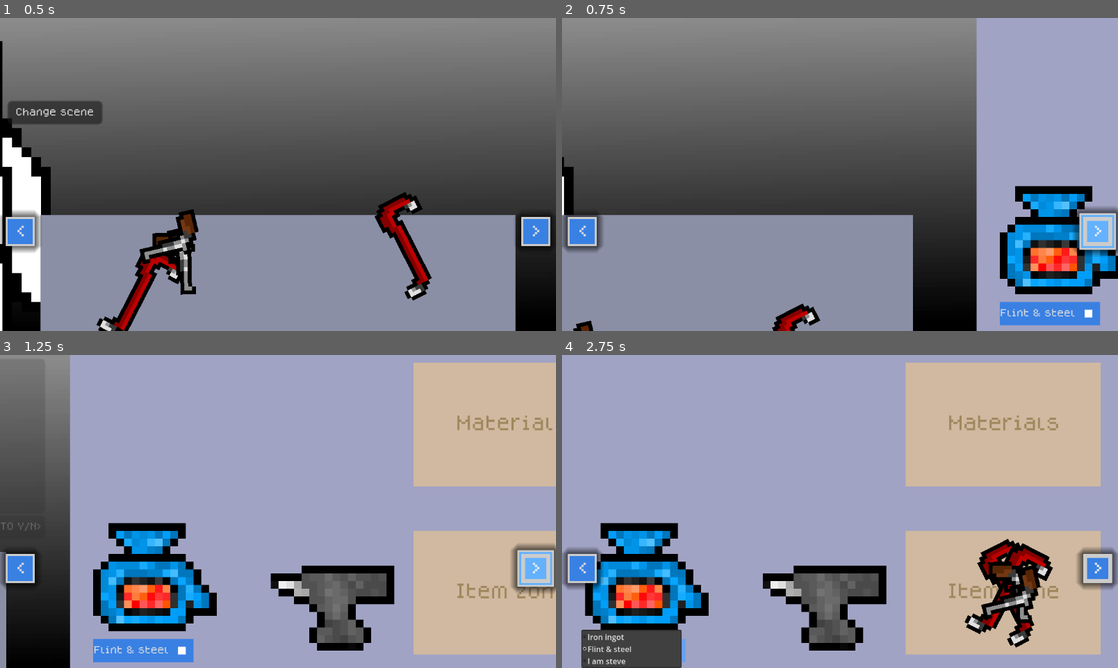
Above: before the commit, frames 1-4 (two rows, left to right).
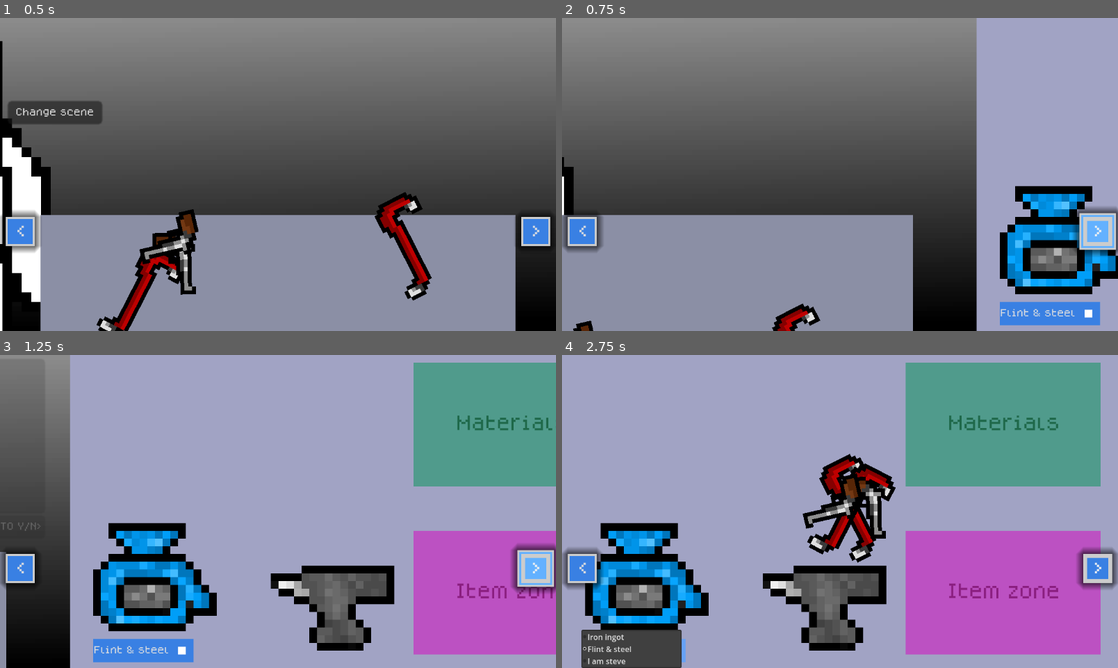
Above: after the commit, the same moments.

Repository: Azzty/projekt-kriminell
Game: Godot game, scene res://Scenes/Levels/store.tscn
Same seed, same stepped clock (60 frames per second), same inputs: the game is played once before the commit and once after it. This scene is started directly instead of the project's main scene.
Inputs:
- Up to frame 1 (0.5 s): no input
- Up to frame 2 (0.75 s): click ">" at 0.5 s
- Up to frame 3 (1.25 s): no input
- Up to frame 4 (2.75 s): click "<" at 1.25 s; click "Flint & steel" at 2 s

Frame 1 is identical in both runs. In frame 2, 0.9% of the frame differs, in the area x 82-94%, y 70-84%; in frame 3, 20%; in frame 4, 32%, in the area x 8-97%, y 2-96%.

Commit message:
Furnace and I broke stuff
I seem to have broken the movable_item script. All of a sudden it stopped working and then it didnt want to work again. I also have no fucking clue as to why the items dont want to use the correct bounds even though littearly everiything points to the fact that they should.
- Also I the furnace now makes a ding :D

Diff:
--- a/Scenes/Levels/store.tscn
+++ b/Scenes/Levels/store.tscn
@@ -14,6 +14,312 @@
 fill_from = Vector2(0.0331492, 1)
 fill_to = Vector2(0, 0)
 
+[sub_resource type="GDScript" id="GDScript_xt6rj"]
+resource_local_to_scene = true
+script/source = "extends Sprite2D
+
+@export var bounds_cshape: CollisionShape2D
+@export var customer_drop_shape: CollisionShape2D
+@export var customer: Node
+@export var target_position: Vector2
+
+@onready var customer_requested_tags: Array[String]
+@onready var remove_effect = $SparkleExplosion
+
+const PURCHASE_SOUND = preload(\"res://Assets/Audio/SFX/purchase.mp3\")
+
+signal item_sold(item: Sprite2D)
+
+const SPEED := 20
+const STIFFNESS := 0.06
+var dampning := 0.9
+
+var holding_mouse0 = false
+var acceleration = Vector2.ZERO
+var velocity = Vector2.ZERO
+var delta_position = Vector2.ZERO
+var grab_position: Vector2
+
+var isOutOfBounds = false
+var released_out_of_bounds = false
+
+func _ready() -> void:
+	if customer: customer_requested_tags = customer.requested_item_tags
+
+# Called every frame. 'delta' is the elapsed time since the previous frame.
+func _process(delta: float) -> void:
+
+	delta_position = Vector2.ZERO
+
+	if holding_mouse0:
+		dampning = 0.9
+		delta_position = (get_global_mouse_position() - global_position)
+	else:
+		dampning = 0.99
+
+	# If out of bounds happened on this frame, bounce back
+	_keep_within_bounds()
+
+	if holding_mouse0:
+		released_out_of_bounds = false
+	if released_out_of_bounds:
+		#print(\"Grab position out of bounds\")
+		var shape_global_transform = bounds_cshape.global_transform
+		var local_rect = bounds_cshape.shape.get_rect()
+		var rect = Rect2(
+		shape_global_transform * local_rect.position,
+			shape_global_transform.basis_xform(local_rect.size))
+
+		if not rect.has_point(grab_position):
+			grab_position = Vector2(
+				0.3 * randi_range(-rect.size.x, rect.size.x),
+				0.3 * randi_range(-rect.size.y, rect.size.y)
+				)
+
+		#print(\"Going to: \", grab_position)
+		global_position = global_position.lerp(grab_position, 0.1)
+		if global_position.distance_to(grab_position) < 1.0: released_out_of_bounds = false
+	# Move item towards mouse
+	acceleration = delta_position * STIFFNESS
+	velocity += acceleration
+	velocity *= dampning
+	rotate(2 * delta * (velocity.x))
+	global_position += velocity * SPEED * delta
+
+# Keep within bounds and move back to grabbed spot if released in air
+func _keep_within_bounds():
+	if holding_mouse0: return
+	if not bounds_cshape: return
+
+	var bounds = bounds_cshape.shape.get_rect()
+	# Check if out of bounds
+
+	var outX = position.x < bounds.position.x or position.x > bounds.end.x
+	var outY = position.y < bounds.position.y or position.y > bounds.end.y
+
+	# If released out of bounds
+	if Input.is_action_just_released(\"left_click\") and (outX or outY):
+		released_out_of_bounds = true
+		velocity = Vector2.ZERO
+		if not customer_drop_shape:	return
+		var local_mouse_pos = customer_drop_shape.to_local(get_global_mouse_position())
+
+		# If dropped on customer
+		if customer_drop_shape.shape.get_rect().has_point(local_mouse_pos):
+			_sell_item()
+
+	# If not yet out of bounds then reverse velocity (avoids getting stuck on edge)
+	if outX and not isOutOfBounds:
+		velocity.x *= -0.8
+	if outY and not isOutOfBounds:
+		velocity.y *= -0.8
+
+	if (outX or outY): # If out of bounds
+		isOutOfBounds = true
+	else: # We are not out of bounds
+		isOutOfBounds = false
+
+func _sell_item():
+	if customer.recieved_item:
+		print(\"Customer already recieved item!\")
+		return
+	if customer_requested_tags.size() == 0:
+		print(\"No requested items\")
+		return
+	# If requested tags not in item tags, skip
+	for tag in customer_requested_tags:
+		if not tag in get_meta(\"item_properties\").tags:
+			print(tag, \" not in \", get_meta(\"item_properties\").tags)
+			customer.state = customer.States.ITEM_GIVEN_INCORRECT
+			return
+	GameState.money += get_meta(\"item_properties\").value
+	GameState.remove_item_from_inventory(self)
+	var sound_effect = AudioStreamPlayer.new()
+	sound_effect.volume_db = -8.0
+	sound_effect.stream = PURCHASE_SOUND
+	get_parent().add_child(sound_effect)
+	sound_effect.play()
+	item_sold.emit()
+	customer.state = customer.States.ITEM_GIVEN_CORRECT
+	queue_free()
+
+# Set holding_mouse0 to true if clicked on item
+func _unhandled_input(event: InputEvent) -> void:
+	if not event is InputEventMouseButton: return
+	if event.button_index != MOUSE_BUTTON_LEFT: return
+	if not event.is_pressed():
+		holding_mouse0 = false
+		return
+
+	if Utilities.get_sprite_rect(get_node(\".\")).has_point(get_global_mouse_position()):
+		holding_mouse0 = true
+		grab_position = get_local_mouse_position()
+		get_viewport().set_input_as_handled()
+
+func _on_texture_changed() -> void:
+	var shape: RectangleShape2D = $%CollisionShape2D.shape
+	shape.size = get_rect().size
+
+func _notification(what: int) -> void:
+	if what == NOTIFICATION_PREDELETE:
+		remove_effect.emitting = true
+		remove_effect.reparent(get_parent())
+		remove_effect.global_position = global_position
+"
+
+[sub_resource type="GDScript" id="GDScript_pbwfr"]
+resource_local_to_scene = true
+script/source = "extends Sprite2D
+
+@export var bounds_cshape: CollisionShape2D
+@export var customer_drop_shape: CollisionShape2D
+@export var customer: Node
+@export var target_position: Vector2
+
+@onready var customer_requested_tags: Array[String]
+@onready var remove_effect = $SparkleExplosion
+
+const PURCHASE_SOUND = preload(\"res://Assets/Audio/SFX/purchase.mp3\")
+
+signal item_sold(item: Sprite2D)
+
+const SPEED := 20
+const STIFFNESS := 0.06
+var dampning := 0.9
+
+var holding_mouse0 = false
+var acceleration = Vector2.ZERO
+var velocity = Vector2.ZERO
+var delta_position = Vector2.ZERO
+var grab_position: Vector2
+
+var isOutOfBounds = false
+var released_out_of_bounds = false
+
+func _ready() -> void:
+	if customer: customer_requested_tags = customer.requested_item_tags
+
+# Called every frame. 'delta' is the elapsed time since the previous frame.
+func _process(delta: float) -> void:
+
+	delta_position = Vector2.ZERO
+
+	if holding_mouse0:
+		dampning = 0.9
+		delta_position = (get_global_mouse_position() - global_position)
+	else:
+		dampning = 0.99
+
+	# If out of bounds happened on this frame, bounce back
+	_keep_within_bounds()
+
+	if holding_mouse0:
+		released_out_of_bounds = false
+	if released_out_of_bounds:
+		#print(\"Grab position out of bounds\")
+		var shape_global_transform = bounds_cshape.global_transform
+		var local_rect = bounds_cshape.shape.get_rect()
+		var rect = Rect2(
+		shape_global_transform * local_rect.position,
+			shape_global_transform.basis_xform(local_rect.size))
+
+		if not rect.has_point(grab_position):
+			grab_position = Vector2(
+				0.3 * randi_range(-rect.size.x, rect.size.x),
+				0.3 * randi_range(-rect.size.y, rect.size.y)
+				)
+
+		#print(\"Going to: \", grab_position)
+		global_position = global_position.lerp(grab_position, 0.1)
+		if global_position.distance_to(grab_position) < 1.0: released_out_of_bounds = false
+	# Move item towards mouse
+	acceleration = delta_position * STIFFNESS
+	velocity += acceleration
+	velocity *= dampning
+	rotate(2 * delta * (velocity.x))
+	global_position += velocity * SPEED * delta
+
+# Keep within bounds and move back to grabbed spot if released in air
+func _keep_within_bounds():
+	if holding_mouse0: return
+	if not bounds_cshape: return
+
+	var bounds = bounds_cshape.shape.get_rect()
+	# Check if out of bounds
+
+	var outX = position.x < bounds.position.x or position.x > bounds.end.x
+	var outY = position.y < bounds.position.y or position.y > bounds.end.y
+
+	# If released out of bounds
+	if Input.is_action_just_released(\"left_click\") and (outX or outY):
+		released_out_of_bounds = true
+		velocity = Vector2.ZERO
+		if not customer_drop_shape:	return
+		var local_mouse_pos = customer_drop_shape.to_local(get_global_mouse_position())
+
+		# If dropped on customer
+		if customer_drop_shape.shape.get_rect().has_point(local_mouse_pos):
+			_sell_item()
+
+	# If not yet out of bounds then reverse velocity (avoids getting stuck on edge)
+	if outX and not isOutOfBounds:
+		velocity.x *= -0.8
+	if outY and not isOutOfBounds:
+		velocity.y *= -0.8
+
+	if (outX or outY): # If out of bounds
+		isOutOfBounds = true
+	else: # We are not out of bounds
+		isOutOfBounds = false
+
+func _sell_item():
+	if customer.recieved_item:
+		print(\"Customer already recieved item!\")
+		return
+	if customer_requested_tags.size() == 0:
+		print(\"No requested items\")
+		return
+	# If requested tags not in item tags, skip
+	for tag in customer_requested_tags:
+		if not tag in get_meta(\"item_properties\").tags:
+			print(tag, \" not in \", get_meta(\"item_properties\").tags)
+			customer.state = customer.States.ITEM_GIVEN_INCORRECT
+			return
+	GameState.money += get_meta(\"item_properties\").value
+	GameState.remove_item_from_inventory(self)
+	var sound_effect = AudioStreamPlayer.new()
+	sound_effect.volume_db = -8.0
+	sound_effect.stream = PURCHASE_SOUND
+	get_parent().add_child(sound_effect)
+	sound_effect.play()
+	item_sold.emit()
+	customer.state = customer.States.ITEM_GIVEN_CORRECT
+	queue_free()
+
+# Set holding_mouse0 to true if clicked on item
+func _unhandled_input(event: InputEvent) -> void:
+	if not event is InputEventMouseButton: return
+	if event.button_index != MOUSE_BUTTON_LEFT: return
+	if not event.is_pressed():
+		holding_mouse0 = false
+		return
+
+	if Utilities.get_sprite_rect(get_node(\".\")).has_point(get_global_mouse_position()):
+		holding_mouse0 = true
+		grab_position = get_local_mouse_position()
+		get_viewport().set_input_as_handled()
+
+func _on_texture_changed() -> void:
+	var shape: RectangleShape2D = $%CollisionShape2D.shape
+	shape.size = get_rect().size
+
+func _notification(what: int) -> void:
+	if what == NOTIFICATION_PREDELETE:
+		remove_effect.emitting = true
+		remove_effect.reparent(get_parent())
+		remove_effect.global_position = global_position
+"
+
 [node name="Store" type="Node2D"]
 script = ExtResource("1_wvc5b")
 
@@ -26,9 +332,11 @@
 texture = SubResource("GradientTexture2D_voxcw")
 
 [node name="Shop" parent="." instance=ExtResource("2_lkm64")]
+item_move_script = SubResource("GDScript_xt6rj")
 
 [node name="Workshop" parent="." instance=ExtResource("4_bl56s")]
 position = Vector2(300, 0)
+item_move_script = SubResource("GDScript_pbwfr")
 
 [node name="ButtonToShop" type="Button" parent="."]
 offset_left = 126.0
@@ -46,9 +354,9 @@
 theme = ExtResource("11_fs4vs")
 text = "<"
 
-[node name="AudioStreamPlayer" type="AudioStreamPlayer" parent="." groups=["music"]]
+[node name="ShopTheme" type="AudioStreamPlayer" parent="." groups=["music"]]
 stream = ExtResource("10_prq2a")
-volume_db = -4.0
+volume_db = -8.0
 autoplay = true
 
 [connection signal="pressed" from="ButtonToShop" to="." method="_on_button_to_shop_pressed"]
--- a/Scenes/Levels/workshop.tscn
+++ b/Scenes/Levels/workshop.tscn
@@ -15,19 +15,29 @@
 fill_from = Vector2(1, 1)
 fill_to = Vector2(0.978632, 0.0726496)
 
-[sub_resource type="RectangleShape2D" id="RectangleShape2D_3uw30"]
+[sub_resource type="RectangleShape2D" id="RectangleShape2D_vt3hl"]
 size = Vector2(101, 64)
 
 [sub_resource type="Gradient" id="Gradient_87fs4"]
 offsets = PackedFloat32Array(1)
-colors = PackedColorArray(1, 0.813, 0.49, 0.501961)
+colors = PackedColorArray(0.840841, 0.000231605, 0.753724, 0.501961)
 
 [sub_resource type="GradientTexture2D" id="GradientTexture2D_3uw30"]
 gradient = SubResource("Gradient_87fs4")
 
+[sub_resource type="RectangleShape2D" id="RectangleShape2D_yqspi"]
+size = Vector2(101, 64)
+
+[sub_resource type="Gradient" id="Gradient_djvgn"]
+offsets = PackedFloat32Array(1)
+colors = PackedColorArray(1.49205e-06, 0.57566, 0.335148, 0.501961)
+
+[sub_resource type="GradientTexture2D" id="GradientTexture2D_dol1v"]
+gradient = SubResource("Gradient_djvgn")
+
 [node name="Workshop" type="Node2D" node_paths=PackedStringArray("item_zone_cshape")]
 script = ExtResource("1_xjikw")
-item_zone_cshape = NodePath("ItemZone/CollisionShape2D")
+item_zone_cshape = NodePath("ItemZone/ItemCollisionShape")
 item_move_script = ExtResource("2_vt3hl")
 
 [node name="Workbench" type="Sprite2D" parent="."]
@@ -39,8 +49,9 @@
 [node name="Camera2D" type="Camera2D" parent="."]
 zoom = Vector2(4, 4)
 
-[node name="Furnace" parent="." instance=ExtResource("3_vt3hl")]
+[node name="Furnace" parent="." node_paths=PackedStringArray("resource_cshape") instance=ExtResource("3_vt3hl")]
 position = Vector2(-100, 30)
+resource_cshape = NodePath("../MaterialZone/MaterialCollisionShape")
 
 [node name="Anvil" parent="." instance=ExtResource("4_vt3hl")]
 position = Vector2(-8, 50)
@@ -48,8 +59,8 @@
 [node name="ItemZone" type="Area2D" parent="."]
 position = Vector2(84.5, 42)
 
-[node name="CollisionShape2D" type="CollisionShape2D" parent="ItemZone"]
-shape = SubResource("RectangleShape2D_3uw30")
+[node name="ItemCollisionShape" type="CollisionShape2D" parent="ItemZone"]
+shape = SubResource("RectangleShape2D_vt3hl")
 
 [node name="Label" type="Label" parent="ItemZone"]
 offset_left = -32.0
@@ -72,9 +83,10 @@
 [node name="MaterialZone" type="Area2D" parent="."]
 position = Vector2(84.5, 42)
 
-[node name="CollisionShape2D" type="CollisionShape2D" parent="MaterialZone"]
+[node name="MaterialCollisionShape" type="CollisionShape2D" parent="MaterialZone"]
 position = Vector2(0, -87)
-shape = SubResource("RectangleShape2D_3uw30")
+shape = SubResource("RectangleShape2D_yqspi")
+debug_color = Color(0.611172, 0.361054, 1, 0.42)
 
 [node name="Label" type="Label" parent="MaterialZone"]
 offset_left = -32.0
@@ -93,4 +105,4 @@
 [node name="Sprite2D" type="Sprite2D" parent="MaterialZone"]
 position = Vector2(0, -87)
 scale = Vector2(1.57812, -1)
-texture = SubResource("GradientTexture2D_3uw30")
+texture = SubResource("GradientTexture2D_dol1v")
--- a/Scenes/Objects/Interactable Objects/furnace.tscn
+++ b/Scenes/Objects/Interactable Objects/furnace.tscn
@@ -1,8 +1,10 @@
-[gd_scene load_steps=12 format=3 uid="uid://dwxucpdl0c6tb"]
+[gd_scene load_steps=14 format=3 uid="uid://dwxucpdl0c6tb"]
 
 [ext_resource type="Texture2D" uid="uid://bt8w6yq8repob" path="res://Assets/spritesheets/furnace.png" id="1_8qxmj"]
 [ext_resource type="Script" uid="uid://b81icrwck86sq" path="res://Scripts/Items/furnace.gd" id="2_vy0ry"]
 [ext_resource type="Theme" uid="uid://difjd64jhu5hr" path="res://Assets/Themes/Main.tres" id="3_glnvt"]
+[ext_resource type="AudioStream" uid="uid://gl0n4dknbk6s" path="res://Assets/Audio/SFX/microwave hum.mp3" id="4_jc0np"]
+[ext_resource type="AudioStream" uid="uid://mlu5166nbdhe" path="res://Assets/Audio/SFX/microwave ding.mp3" id="5_3fkuu"]
 
 [sub_resource type="AtlasTexture" id="AtlasTexture_xjikw"]
 atlas = ExtResource("1_8qxmj")
@@ -59,9 +61,8 @@
 [node name="Furnace" type="AnimatedSprite2D"]
 scale = Vector2(4, 4)
 sprite_frames = SubResource("SpriteFrames_yqspi")
-animation = &"active"
-autoplay = "active"
-frame_progress = 0.865892
+animation = &"idle"
+autoplay = "idle"
 script = ExtResource("2_vy0ry")
 
 [node name="Area2D" type="Area2D" parent="."]
@@ -73,6 +74,8 @@
 debug_color = Color(0, 0.94, 0.0313333, 0.321569)
 
 [node name="OptionButton" type="OptionButton" parent="."]
+unique_name_in_owner = true
+z_index = 1
 offset_left = -8.5
 offset_top = 8.5
 offset_right = 4.5
@@ -97,5 +100,14 @@
 popup/item_2/text = "I am steve"
 popup/item_2/id = 2
 
+[node name="HumSoundEffect" type="AudioStreamPlayer" parent="."]
+unique_name_in_owner = true
+stream = ExtResource("4_jc0np")
+volume_db = -10.0
+
+[node name="DingSoundEffect" type="AudioStreamPlayer2D" parent="."]
+unique_name_in_owner = true
+stream = ExtResource("5_3fkuu")
+
 [connection signal="area_entered" from="Area2D" to="." method="_on_area_2d_area_entered"]
 [connection signal="area_exited" from="Area2D" to="." method="_on_area_2d_area_exited"]
--- a/Scenes/Objects/Interactable Objects/movable_item.tscn
+++ b/Scenes/Objects/Interactable Objects/movable_item.tscn
@@ -8,6 +8,7 @@
 size = Vector2(8, 8)
 
 [node name="movable_item" type="Sprite2D" groups=["shop_items"]]
+z_index = 1
 texture = ExtResource("1_fxa2p")
 script = ExtResource("2_hpxu4")
 
--- a/Scripts/Items/furnace.gd
+++ b/Scripts/Items/furnace.gd
@@ -1,8 +1,12 @@
 extends AnimatedSprite2D
 
 const SMELTING_TIME := 1.0
+const item_template := preload("res://Scenes/Objects/Interactable Objects/movable_item.tscn")
 
 @onready var drop_cshape := %DropShape
+@onready var hum_sound_effect := $%HumSoundEffect
+@onready var ding_sound_effect := $%DingSoundEffect
+@onready var recipe_button := $%OptionButton
 
 var items_in_drop_area := []
 var materials_in_machine := {}
@@ -12,6 +16,12 @@
 signal item_smelted
 
 @export var SMELT_EFFICENCY := 0.75 # Yield from smelting items
+@export var resource_cshape: CollisionShape2D # Place where resources will be placed
+
+const recipes := {
+	"Iron ingot": {"iron": 2},
+	"Copper ingot": {"copper": 2}
+}
 
 func _on_area_2d_area_entered(area: Area2D) -> void:
 	print("I've been entered 😈😈😈")
@@ -34,19 +44,57 @@
 
 	items_in_drop_area.erase(item)
 
-func _input(event: InputEvent) -> void:
+func _unhandled_input(event: InputEvent) -> void:
 	if not event is InputEventMouseButton: return
 	if event.button_index != MOUSE_BUTTON_LEFT: return
+	if is_smelting: return
 	if event.is_released():
 		for item: Sprite2D in items_in_drop_area:
 			_add_to_smelt_queue(item)
 			item.queue_free()
 		items_in_drop_area.clear()
+	elif Utilities.get_animated_sprite_rect(get_node(".")).has_point(get_global_mouse_position()):
+		dispense_recipe()
+
+func dispense_recipe():
+	var recipe: String = recipe_button.get_item_text(recipe_button.selected)
+	if not recipes.has(recipe):
+		print(recipe, " is not a valid recipe")
+		return
+	if not GameItem.item_data.has(recipe):
+		print(recipe, " not item in game_item_class.gd!")
+		return
+
+	# See if we have all required materals
+	for material_name in recipes[recipe]:
+		if not materials_in_machine.has(material_name):
+			print(material_name, " not in machine!")
+			return
+		if materials_in_machine[material_name] - recipes[recipe][material_name] < 0:
+			print("Insufficent materails! Needs: ", recipes[recipe][material_name],
+			" ", material_name, ". Has: ", materials_in_machine[material_name], " ", material_name)
+			return
+
+	# Actually remove the materials now that we know we have them
+	for material_name in recipes[recipe]:
+		materials_in_machine[material_name] -= recipes[recipe][material_name]
+
+	var result_data := GameItem.new("Iron ingot")
+	var result_item := item_template.instantiate()
+	result_item.set_meta("item_properties", result_data)
+	result_item.bounds_cshape = get_tree().get_first_node_in_group("shop_items").bounds_cshape
+	result_item.global_position = global_position
+	result_item.texture = result_data.texture
+	result_item.scale = Vector2(2,2)
+	result_item.bounds_cshape.add_sibling(result_item)
+	result_item.name = result_data.name
+	result_item.add_to_group("shop_items")
 
 # Smelts materials and add to machine inventory
 func _smelt_materials(item_materials: Dictionary) -> void:
 	is_smelting = true
 	play("active")
+	hum_sound_effect.play()
 	await get_tree().create_timer(SMELTING_TIME).timeout
 	for material_name in item_materials:
 		var material_amount = item_materials[material_name]
@@ -56,6 +104,8 @@
 	print("smelted an item")
 	is_smelting = false
 	play("idle")
+	hum_sound_effect.stop()
+	ding_sound_effect.play()
 	item_smelted.emit()
 
 func smelt_all_items() -> void:
--- a/Scripts/Items/game_item_class.gd
+++ b/Scripts/Items/game_item_class.gd
@@ -7,33 +7,41 @@
 var tags: Array
 var materials: Dictionary
 
+const ITEMS_FOLDER := "res://Assets/sprites/Items"
+
 static var item_data = {
 	"Revolver": {
 		"tags": ["Weapon", "Gun"],
-		"texture": load("res://Assets/sprites/Items/Weapons/Guns/revolver.png"),
+		"texture": load(ITEMS_FOLDER + "/Weapons/Guns/revolver.png"),
 		"name": "Revolver",
 		"value": 200,
 		"materials": {"iron": 1, "wood": 0.5}
 	},
 	"Crowbar": {
 		"tags": ["Weapon", "Melee"],
-		"texture": load("res://Assets/sprites/Items/Weapons/Melee/crowbar.png"),
+		"texture": load(ITEMS_FOLDER + "/Weapons/Melee/crowbar.png"),
 		"name": "Crowbar",
 		"value": 100,
 		"materials": {"iron": 4}
 	},
 	"Document": {
 		"tags": ["Special", "QuestItem"],
-		"texture": load("res://Assets/sprites/Items/Special/document.png"),
+		"texture": load(ITEMS_FOLDER + "/Special/document.png"),
 		"name": "Document",
 		"value": 100,
 		"materials": {"paper": 0.1}
 	},
 	"Apple": {
 		"tags": ["Misc", "Food"],
-		"texture": load("res://Assets/sprites/Items/Misc/apple.png"),
+		"texture": load(ITEMS_FOLDER + "/Misc/apple.png"),
 		"name": "Apple",
 		"value": 5
+	},
+	"Iron ingot": {
+		"tags": ["Resource", "Metal"],
+		"texture": load(ITEMS_FOLDER + "/Resources/iron_ingot.png"),
+		"name": "Iron ingot",
+		"value": 20
 	}
 }
 
--- a/Scripts/Items/movable_item.gd
+++ b/Scripts/Items/movable_item.gd
@@ -41,6 +41,9 @@
 
 	# If out of bounds happened on this frame, bounce back
 	_keep_within_bounds()
+
+	## This littearly worked 5 mins ago then broke for no fucking reason
+	## I dont know what to do, fuck this im out
 
 	if holding_mouse0:
 		released_out_of_bounds = false
--- a/Scripts/Utilities/Utils.gd
+++ b/Scripts/Utilities/Utils.gd
@@ -14,6 +14,30 @@
 
 	return big_file_path
 
+func get_animated_sprite_rect(sprite: AnimatedSprite2D) -> Rect2:
+	if not sprite.sprite_frames or not sprite.animation:
+		return Rect2() # Return empty if no frames/animation
+
+	# Get current frame texture (returns null if no frame)
+	var frame_texture = sprite.sprite_frames.get_frame_texture(sprite.animation, sprite.frame)
+	if not frame_texture:
+		return Rect2()
+
+	var texture_size = frame_texture.get_size()
+	var rect_position = sprite.global_position - (texture_size * sprite.scale * 0.5)
+	var rect_size = texture_size * sprite.scale
+
+	return Rect2(rect_position, rect_size)
+
+func get_sprite_rect(sprite: Sprite2D) -> Rect2:
+	if not sprite.texture:
+		return Rect2() # Return empty rect if no texture
+
+	var texture_size = sprite.texture.get_size()
+	var rect_position = sprite.global_position - (texture_size * sprite.scale * 0.5)
+	var rect_size = texture_size * sprite.scale
+	return Rect2(rect_position, rect_size)
+
 func find_first_parent_of_class(node:Node, class_type: String):
 	var parent = node.get_parent()
 	if parent:
--- a/Scripts/World/Store/store.gd
+++ b/Scripts/World/Store/store.gd
@@ -57,7 +57,7 @@
 				item.released_out_of_bounds = true
 		-MOVE_AMOUNT:
 			current_scene = "workshop"
-			var bounds_cshape = find_child("ItemZone").find_child("CollisionShape2D")
+			var bounds_cshape = find_child("ItemZone").find_child("ItemCollisionShape")
 			for item in shop_items:
 				item.reparent(find_child("ItemZone"), true)
 				item.bounds_cshape = bounds_cshape
Not shown, added: Assets/Audio/SFX/microwave ding.mp3.import
Not shown, added: Assets/Audio/SFX/microwave hum.mp3.import
Binary file added: Assets/sprites/Items/Resources/iron_ingot.png
Not shown, added: Assets/sprites/Items/Resources/iron_ingot.png.import
Not shown: 1 places in Scenes/Levels/store.tscn that only renumber resources
Not shown: 1 places in Scenes/Levels/workshop.tscn that only renumber resources
Not shown, added: Assets/Audio/SFX/microwave ding.mp3
Not shown, added: Assets/Audio/SFX/microwave hum.mp3
Not shown, added: Assets/piskel_files/iron_ingot.piskel
